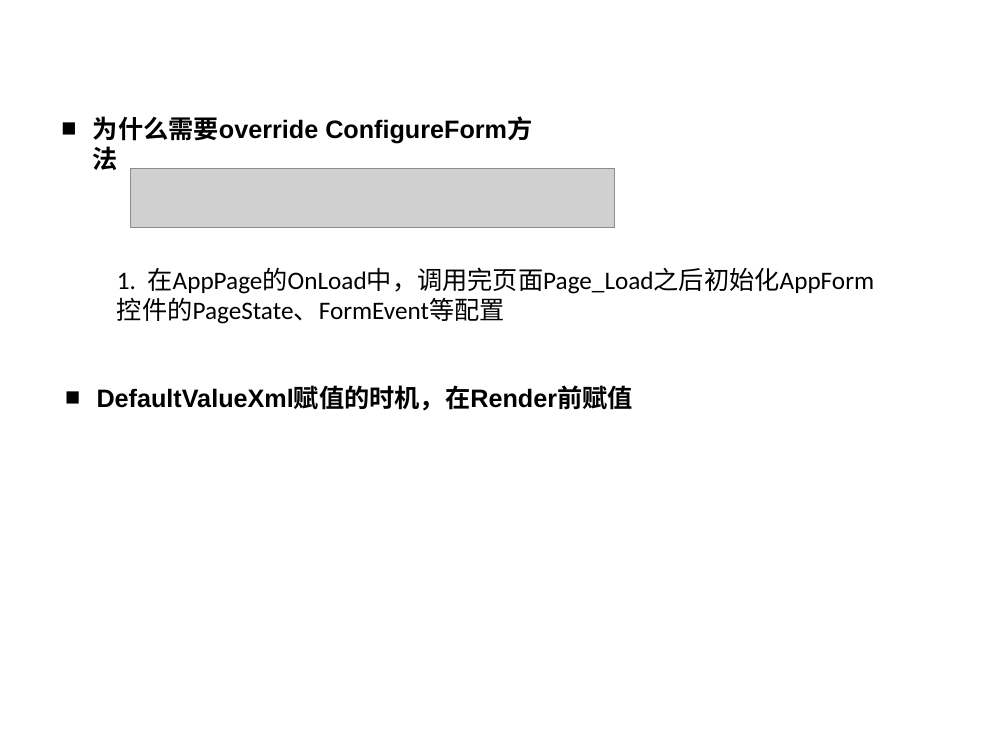
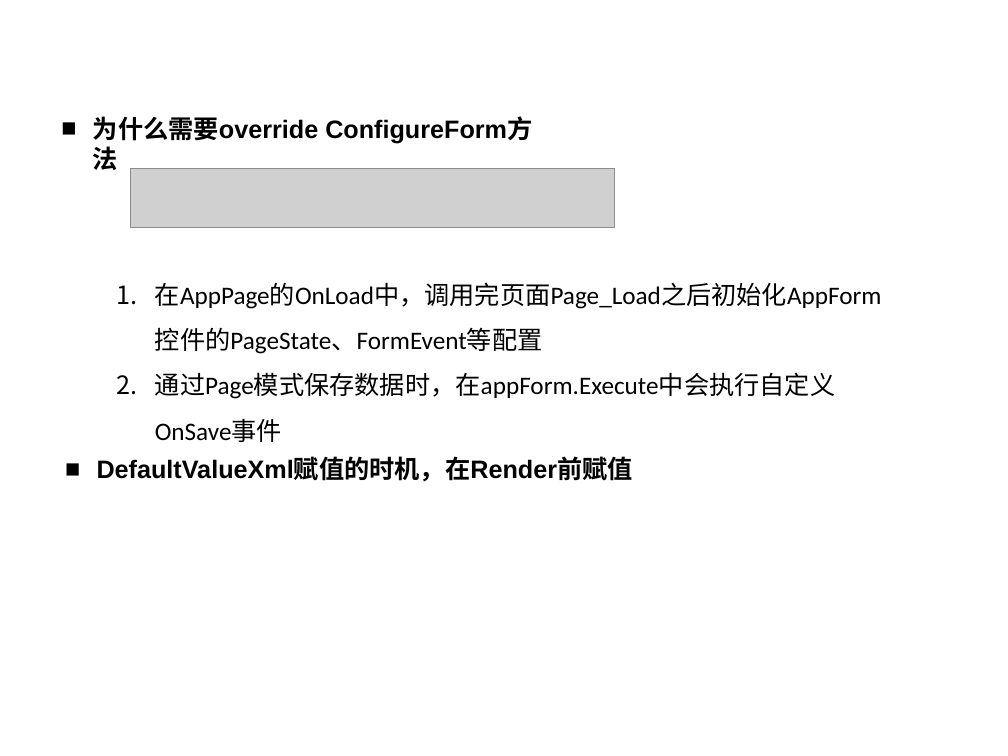
Before and after one commit to cwzyj157/Document, a slide deck: slide 7 of 技术分享/讲解AppForm.pptx. Drawn at 1008x756 pixels with LibreOffice and Linux fonts; fonts in the diff are those of the drawing; grey boxes stand for pictures; background and template pictures are left out. Boxes give left, top, right and bottom in pixels: in the first picture for what was removed or moved away, otherwise in the second. Text is boxed around its words. In the diff, an @@ line names an element or a change of style, - is before the commit and + after.

```diff
--- a/技术分享/讲解AppForm.pptx
+++ b/技术分享/讲解AppForm.pptx
@@ text at <box>155,282,882,399</box>: text changed @@
-1. 在AppPage的OnLoad中，调用完页面Page_Load之后初始化AppForm控件的PageState、FormEvent等配置
+1. 在AppPage的OnLoad中，调用完页面Page_Load之后初始化AppForm控件的PageState、FormEvent等配置
+2. 通过Page模式保存数据时，在appForm.Execute中会执行自定义OnSave事件
@@ text "DefaultValueXml赋值的时机，在Render前赋值": place and size @@
-text "DefaultValueXml赋值的时机，在Render前赋值" at <box>97,386,633,411</box>
+text "DefaultValueXml赋值的时机，在Render前赋值" at <box>97,458,633,482</box>
```
Also in this commit, not shown: 9 other slides changed, 9 slides added, 1 slide removed, 2 other files.
